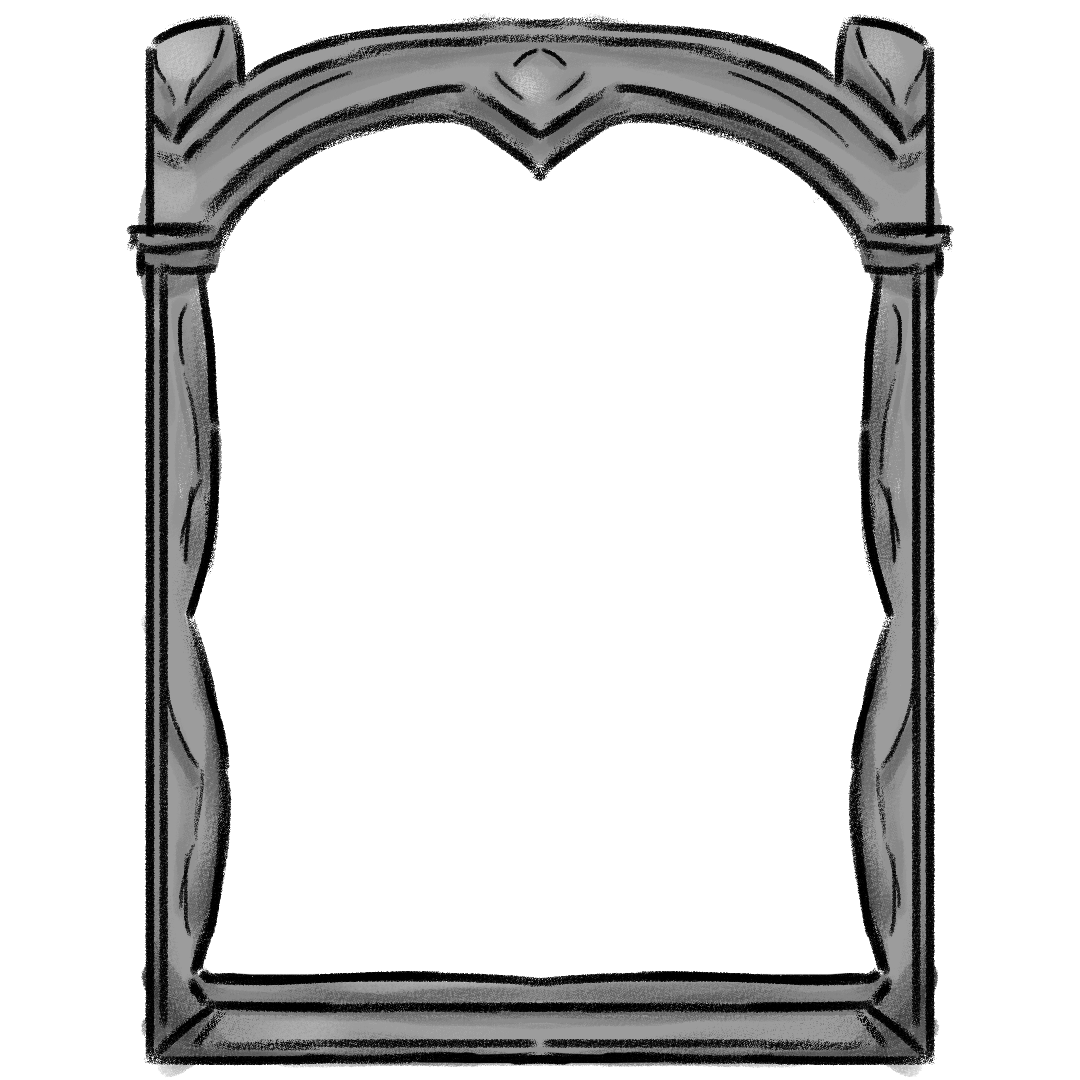
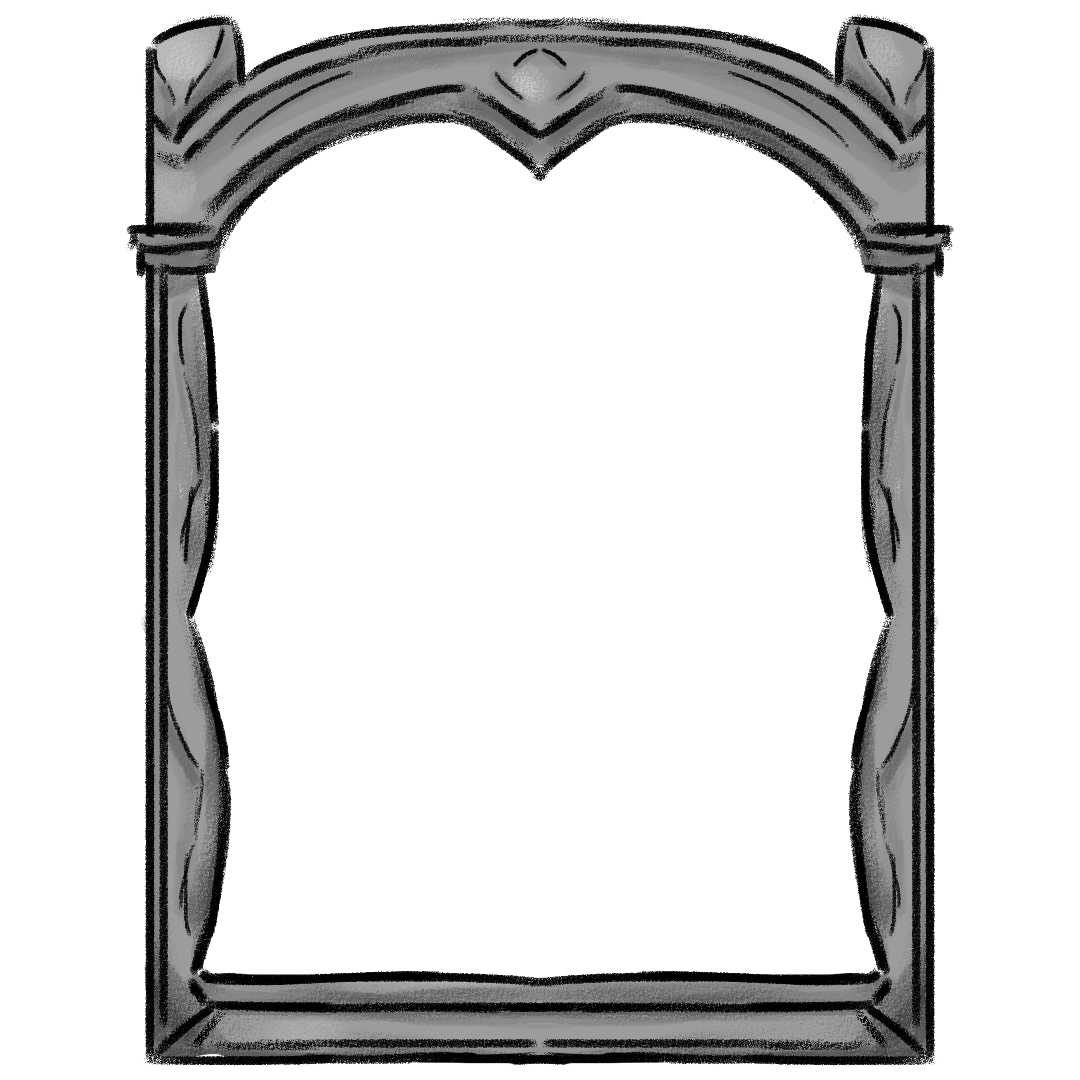
Layers edited between the first and the second 1080 × 1080 image:
painted on "Calque 2" over [left=137, top=12, right=943, bottom=1078]
